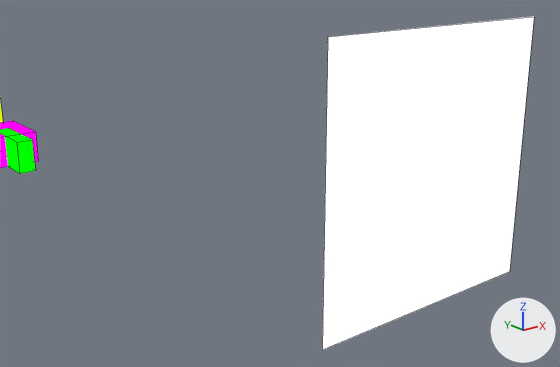
The Blender file assets-source/blender/motion/nigersaurus-walk.blend, before and after one commit.
One viewpoint serves both versions: a 50 mm lens placed at (71.9, -32.99, 12.87), pointed at (74.7, -29.49, 11.47). The axes (+X, +Y, +Z) are drawn at lower right. The lights are the same throughout. The first picture is the older version. Mesh edges are drawn as thin lines.

Script lines for the objects in view, before the commit:
```python
ob_dinotycoon_motion_nigersaurus_walk_eye = bpy.data.objects.new('DinoTycoon_Motion_nigersaurus_walk_eye', me_dinotycoon_motion_nigersaurus_walk_sample_eye)
ob_dinotycoon_motion_nigersaurus_walk_eye.location = (0.0, 0.0, 0.0)
ob_dinotycoon_motion_nigersaurus_walk_tooth_battery = bpy.data.objects.new('DinoTycoon_Motion_nigersaurus_walk_tooth_battery', me_dinotycoon_motion_nigersaurus_walk_sample_tooth_battery)
ob_dinotycoon_motion_nigersaurus_walk_tooth_battery.location = (0.0, 0.0, 0.0)
ob_dinotycoon_motion_nigersaurus_walk_tooth_gap56 = bpy.data.objects.new('DinoTycoon_Motion_nigersaurus_walk_tooth_gap56', me_dinotycoon_motion_nigersaurus_walk_sample_tooth_gap56)
ob_dinotycoon_motion_nigersaurus_walk_tooth_gap56.location = (0.0, 0.0, 0.0)
```
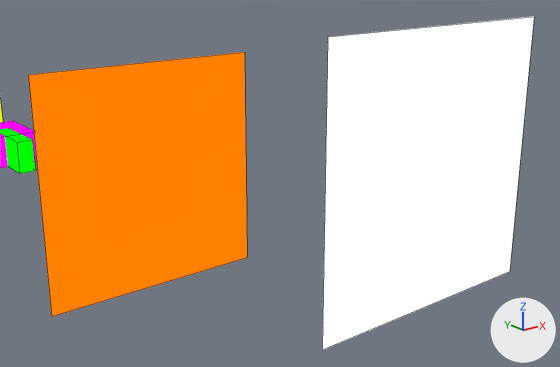
What differs and where, as boxes (x1, y1, x2, y2) in the pictures (560 x 367 px):
```json
{"object": "DinoTycoon_Motion_nigersaurus_walk_eye_white", "change": "added", "after": [28, 52, 247, 316], "on screen": "orange"}
```

Scene script edits in JSON lines:
```json
{"op": "add", "block": "mat_dinotycoon_role_y", "code": ["mat_dinotycoon_role_y = emission_material('DinoTycoon_Role_Y')", "mat_dinotycoon_role_y.base_color = (1.0, 0.216, 0.0)  # orange #ff8000"]}
{"op": "add", "block": "me_dinotycoon_motion_nigersaurus_walk_sample_eye_white", "code": ["me_dinotycoon_motion_nigersaurus_walk_sample_eye_white = bpy.data.meshes.new('DinoTycoon_Motion_nigersaurus_walk_sample_eye_white')", "me_dinotycoon_motion_nigersaurus_walk_sample_eye_white.from_pydata([(73.4, -29.0, 12.2), (74.8, -29.0, 12.2), (74.8, -29.0, 10.8), (73.4, -29.0, 10.8), (73.4, -29.0, 12.2), (74.8, -29.0, 12.2), (74.8, -29.0, 10.8), (73.4, -29.0, 10.8)], [], [(3, 2, 1, 0), (4, 5, 6, 7), (0, 1, 5, 4), (1, 2, 6, 5), (2, 3, 7, 6), (3, 0, 4, 7)])", "me_dinotycoon_motion_nigersaurus_walk_sample_eye_white.materials.append(mat_dinotycoon_role_y)  # orange #ff8000"]}
{"op": "add", "block": "ob_dinotycoon_motion_nigersaurus_walk_eye_white", "code": ["ob_dinotycoon_motion_nigersaurus_walk_eye_white = bpy.data.objects.new('DinoTycoon_Motion_nigersaurus_walk_eye_white', me_dinotycoon_motion_nigersaurus_walk_sample_eye_white)", "ob_dinotycoon_motion_nigersaurus_walk_eye_white.location = (0.0, 0.0, 0.0)"]}
```
